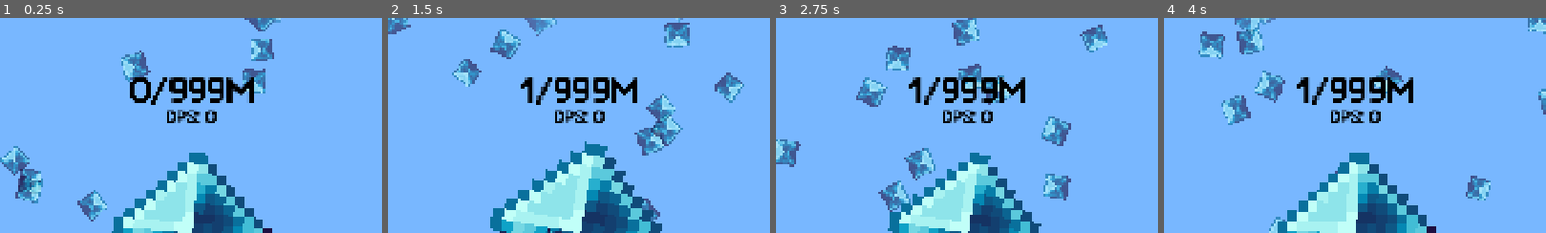
Above: before the commit, frames 1-4 (left to right).
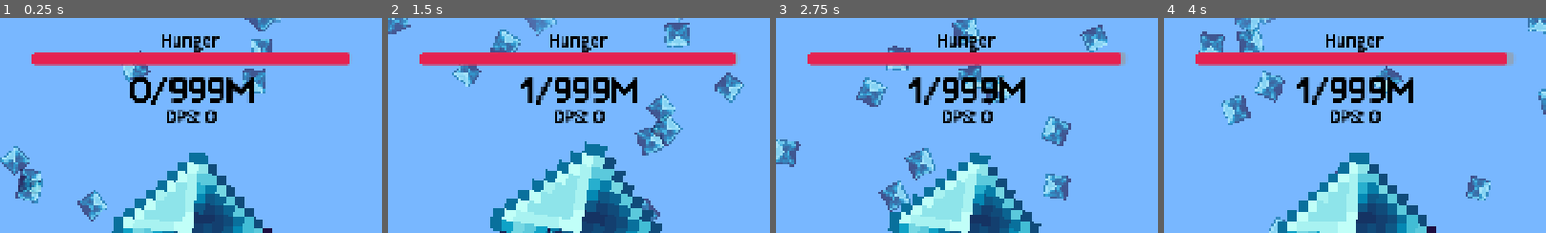
Above: after the commit, the same moments.

Repository: kyteidev/diamond-clicker-ultimate
Game: Godot game, scene res://scenes/game.tscn
Two runs of this game, one before a commit and one after it. Both use one fixed random seed, a clock stepped at 60 frames per second and the inputs below.
Inputs (mouse positions are % of the whole screen's width and height, from its top left):
- Up to frame 1 (0.25 s): no input
- Up to frame 2 (1.5 s): move the mouse to (72, 45) at 0.52 s; click (72, 45) at 0.6 s; move the mouse to (30, 55) at 1.27 s; click (30, 55) at 1.35 s
- Up to frame 3 (2.75 s): move the mouse to (60, 28) at 2.02 s; click (60, 28) at 2.1 s
- Up to frame 4 (4 s): move the mouse to (45, 70) at 2.77 s; click (45, 70) at 2.85 s; move the mouse to (80, 65) at 3.52 s; click (80, 65) at 3.6 s
The pictures show only the part of the screen within x 8-58%, y 0-50%; the shares and areas given below are measured in that part.

The runs differ from the first frame. In frame 1, 5.7% of the frame differs, in the area x 8-92%, y 7-23%; in frame 2, 5.7%; in frame 3, 5.7%; in frame 4, 5.7%.

Commit message:
add hunger bar

Diff:
--- a/scenes/game.tscn
+++ b/scenes/game.tscn
@@ -7,6 +7,7 @@
 [ext_resource type="Script" uid="uid://b78uhgsmmy2lq" path="res://scripts/mult_container.gd" id="3_lbhrr"]
 [ext_resource type="Script" uid="uid://ba7ffy5lnu0qx" path="res://scripts/dps_label.gd" id="4_p57ef"]
 [ext_resource type="Script" uid="uid://4rgl3eussoow" path="res://scripts/shop.gd" id="5_p57ef"]
+[ext_resource type="Script" uid="uid://by1gqrnvbwihp" path="res://scripts/hunger_bar.gd" id="7_gee14"]
 
 [sub_resource type="LabelSettings" id="LabelSettings_yqjtg"]
 font = ExtResource("3_iywne")
@@ -17,6 +18,25 @@
 font = ExtResource("3_iywne")
 font_size = 48
 font_color = Color(0, 0, 0, 1)
+
+[sub_resource type="LabelSettings" id="LabelSettings_e0k1m"]
+font = ExtResource("3_iywne")
+font_size = 48
+font_color = Color(0, 0, 0, 1)
+
+[sub_resource type="StyleBoxFlat" id="StyleBoxFlat_gee14"]
+bg_color = Color(0.6, 0.6, 0.6, 0.60784316)
+corner_radius_top_left = 8
+corner_radius_top_right = 8
+corner_radius_bottom_right = 8
+corner_radius_bottom_left = 8
+
+[sub_resource type="StyleBoxFlat" id="StyleBoxFlat_u5sy4"]
+bg_color = Color(0.8980392, 0.13333334, 0.31764707, 1)
+corner_radius_top_left = 8
+corner_radius_top_right = 8
+corner_radius_bottom_right = 8
+corner_radius_bottom_left = 8
 
 [sub_resource type="LabelSettings" id="LabelSettings_nxcxh"]
 font = ExtResource("3_iywne")
@@ -119,6 +139,34 @@
 text = "Pickaxe Mult:"
 label_settings = SubResource("LabelSettings_4iqke")
 
+[node name="HungerContainer" type="VBoxContainer" parent="GamePanel" unique_id=943795649]
+layout_mode = 1
+anchors_preset = 5
+anchor_left = 0.5
+anchor_right = 0.5
+offset_left = -403.0
+offset_top = 27.0
+offset_right = 397.0
+offset_bottom = 127.0
+grow_horizontal = 2
+
+[node name="Label" type="Label" parent="GamePanel/HungerContainer" unique_id=1290078504]
+layout_mode = 2
+text = "Hunger"
+label_settings = SubResource("LabelSettings_e0k1m")
+horizontal_alignment = 1
+vertical_alignment = 1
+
+[node name="ProgressBar" type="ProgressBar" parent="GamePanel/HungerContainer" unique_id=817977561]
+custom_minimum_size = Vector2(0, 30)
+layout_mode = 2
+theme_override_styles/background = SubResource("StyleBoxFlat_gee14")
+theme_override_styles/fill = SubResource("StyleBoxFlat_u5sy4")
+max_value = 180.0
+value = 150.0
+show_percentage = false
+script = ExtResource("7_gee14")
+
 [node name="ShopPanel" type="ColorRect" parent="." unique_id=1422886080]
 anchors_preset = 15
 anchor_right = 1.0
--- /dev/null
+++ b/scripts/hunger_bar.gd
@@ -0,0 +1,16 @@
+extends ProgressBar
+
+var sm := StateManager
+
+
+func _ready() -> void:
+	reset_hunger()
+
+
+func _process(_delta: float) -> void:
+	value = sm.hunger
+
+
+func reset_hunger() -> void:
+	sm.hunger = sm.MAX_HUNGER
+	value = sm.MAX_HUNGER
--- a/scripts/managers/state_manager.gd
+++ b/scripts/managers/state_manager.gd
@@ -1,4 +1,6 @@
 extends Node
+
+const MAX_HUNGER = 180.0
 
 var diamonds := 0.0:
 	set(value):
@@ -8,6 +10,9 @@
 var pick_mult := 1.0
 var dps: int = 0
 
+var hunger: float = MAX_HUNGER
+
 
 func _process(delta: float) -> void:
 	diamonds += dps * delta
+	hunger -= delta
Not shown, added: scripts/hunger_bar.gd.uid
